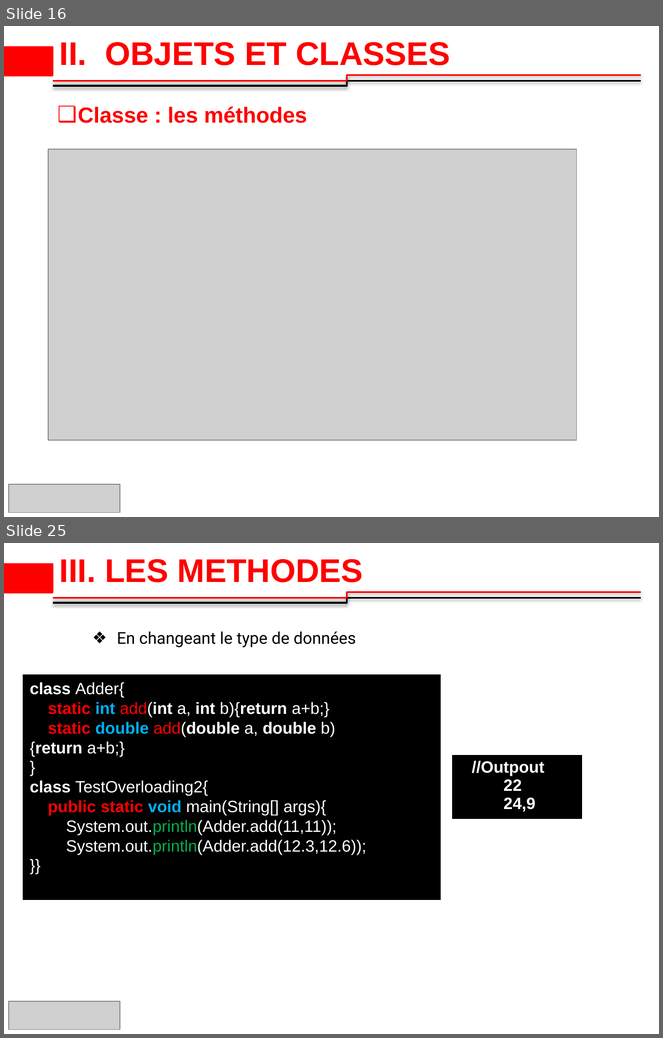
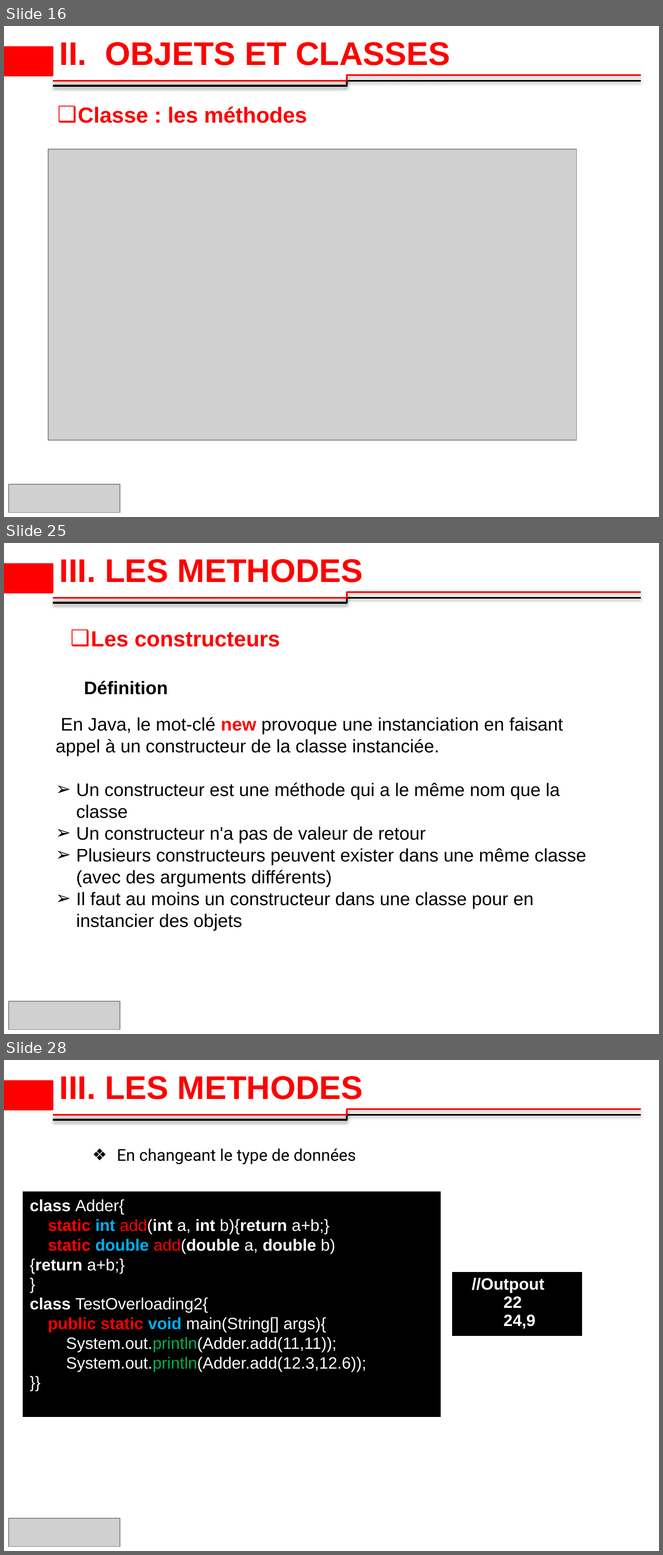
Before and after one commit to 2losky/Poo_Java, a slide deck: java-oop dernier 10.pptx. Shown one above the other, each under a label of ours: slides 16 and 25 before the commit, slides 16, 25 and 28 after it; the slides between them are not shown. The pictures are 663x1038 and 663x1555 pixels, drawn with LibreOffice and Linux fonts; fonts in the diff are those of the drawing; grey boxes stand for pictures; background and template pictures are left out. Boxes give left, top, right and bottom in pixels: in the first picture for what was removed or moved away, otherwise in the second. Text is boxed around its words. In the diff, an @@ line names an element or a change of style, - is before the commit and + after.

```diff
--- a/java-oop dernier 10.pptx
+++ b/java-oop dernier 10.pptx
@@ slide 25 added at bbox=[4, 543, 659, 1034], background #FFFFFF; not listed: 3 template elements that a slide beside it also shows @@
@@ title added at bbox=[60, 559, 363, 583], 36 pt, text #FF0000, bold @@
+III. LES METHODES
@@ text added at bbox=[91, 631, 280, 647], 24 pt, text #FF0000, bold @@
+❑ Les constructeurs
@@ text added at bbox=[84, 681, 168, 695], 20 pt, text #000000, bold @@
+Définition
@@ text added at bbox=[55, 717, 586, 931], 20 pt, text #000000 @@
+En Java, le mot-clé new provoque une instanciation en faisant appel à un constructeur de la classe instanciée.
+➢ Un constructeur est une méthode qui a le même nom que la classe
+➢ Un constructeur n'a pas de valeur de retour
+➢ Plusieurs constructeurs peuvent exister dans une même classe (avec des arguments différents)
+➢ Il faut au moins un constructeur dans une classe pour en instancier des objets
@@ picture added at bbox=[9, 1002, 120, 1030] @@
@@ what was slide 25 is now slide 28 @@
```
Also in this commit, not shown: 10 slides changed, 3 other slides added.
